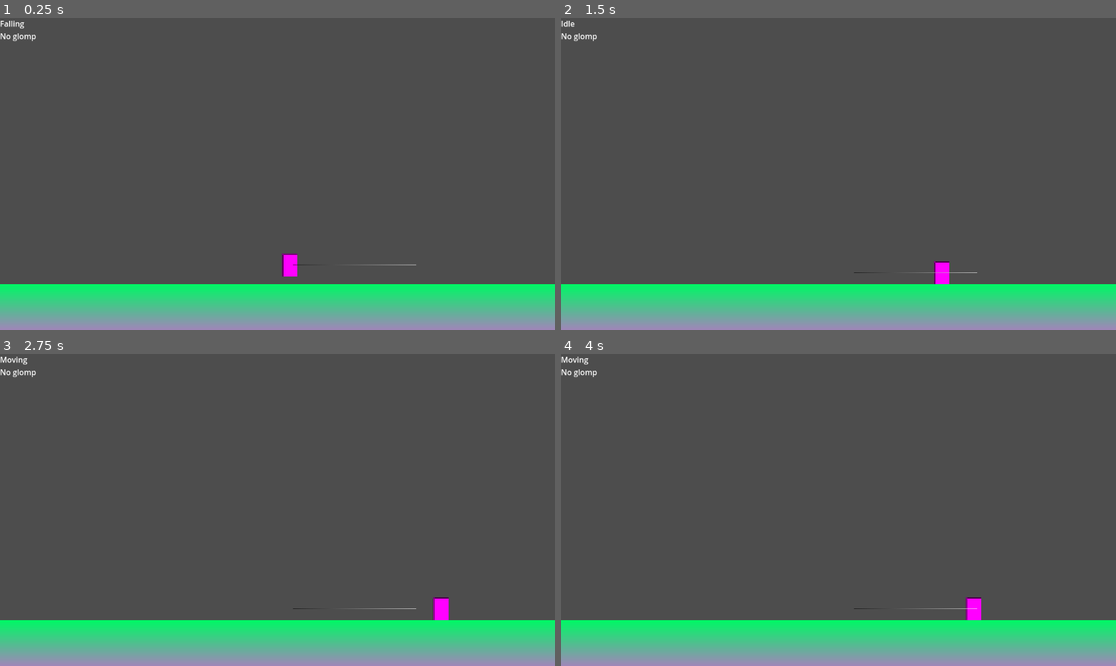
Above: before the commit, frames 1-4 (two rows, left to right).
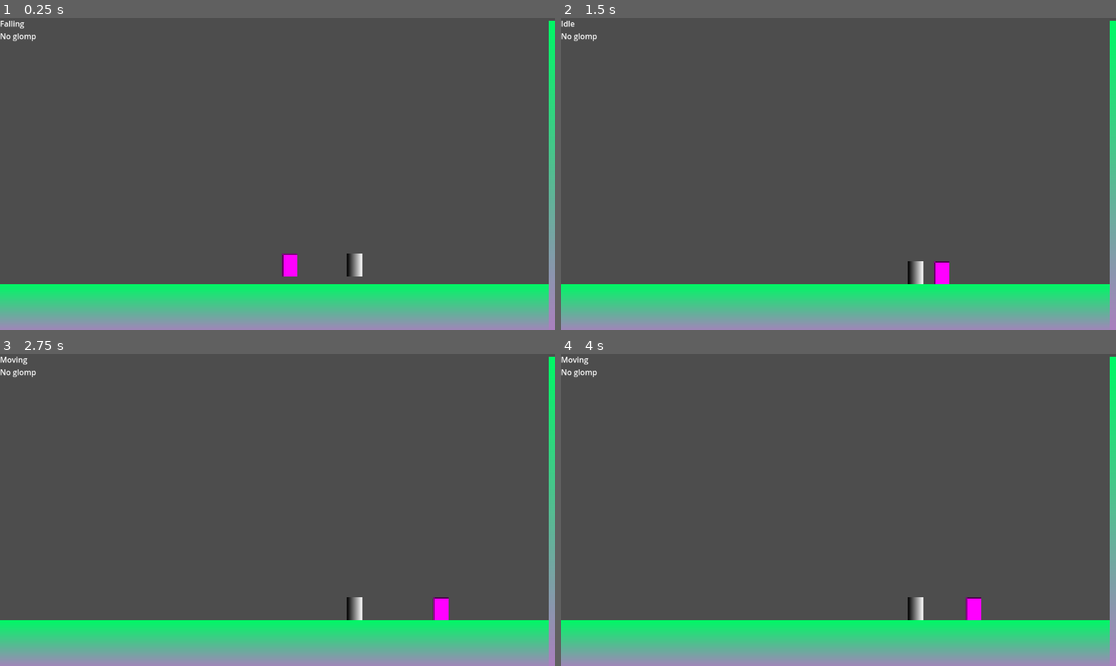
Above: after the commit, the same moments.

Repository: b3e3e3/ultimate-glomp
Game: Godot game, scene res://sandbox.tscn
Two runs of this game, one before a commit and one after it. Both use one fixed random seed, a clock stepped at 60 frames per second and the inputs below.
Inputs (mouse positions are in pixels of both pictures, inside the frame that each line leads up to):
- Up to frame 1 (0.25 s): no input
- Up to frame 2 (1.5 s): tap Enter at 0.5, 1.35 s; move the mouse to (960, 158) at 0.52 s; hold D (move_right) 0.53-1.28 s; tap W (jump) at 0.6, 0.77, 1.07 s; click (960, 158) at 0.67 s; move the mouse to (727, 189) at 1.27 s; hold Down from 1.28 s (still down)
- Up to frame 3 (2.75 s): tap W (jump) at 1.52, 1.55, 1.82, 2.3 s; move the mouse to (333, 441) at 2.02 s; release Down at 2.03 s; hold D (move_right) from 2.03 s (still down); tap Keypad Enter at 2.1 s
- Up to frame 4 (4 s): move the mouse to (810, 572) at 2.77 s; release D (move_right) at 2.78 s; hold Up 2.78-3.53 s; tap C at 2.85 s; click (810, 572) at 2.92 s; tap W (jump) at 3.02, 3.05, 3.32, 3.77, 3.8 s; move the mouse to (1005, 556) at 3.52 s; hold A (move_left) from 3.53 s (still down); tap Tab at 3.6 s

The runs differ from the first frame. In frame 1, 1.3% of the frame differs, in the area x 52-100%, y 0-99%; in frame 2, 1.3%; in frame 3, 1.3%; in frame 4, 1.3%.

Commit message:
THEY THROWN

Diff:
--- a/character/character.gd
+++ b/character/character.gd
@@ -9,6 +9,8 @@
 var gravity_enabled: bool = true
 var move_enabled: bool = true
 
+var direction: Vector2 = Vector2.RIGHT
+
 @onready var collision_shape: CollisionShape2D = $CollisionShape2D
 
 func _physics_process(delta: float) -> void:
@@ -17,6 +19,9 @@
 
 	if move_enabled:
 		move_and_slide()
+
+	# TODO: better direction calculation
+	direction = Vector2.RIGHT * sign(velocity.x) if velocity.x != 0 else direction
 
 func disable_collision():
 	Global.disable_collision($CollisionShape2D)
--- a/character/enemy/enemy.gd
+++ b/character/enemy/enemy.gd
@@ -1 +1,21 @@
 extends Character
+
+signal thrown(by: Character)
+
+func get_thrown(by: Character):
+	print("whee!!")
+	process_mode = PROCESS_MODE_INHERIT
+
+	reparent(by.get_parent())
+	collision_shape.reparent(self)
+
+	# delete self and emit thrown signal
+	queue_free()
+	thrown.emit(by)
+
+func get_glomped(by: Character):
+	print("Glomped by " + by.name)
+
+	reparent(by)
+	collision_shape.reparent(by)
+	process_mode = PROCESS_MODE_DISABLED
--- /dev/null
+++ b/character/enemy/enemy.tscn
@@ -0,0 +1,37 @@
+[gd_scene load_steps=7 format=3 uid="uid://dr4ihbcr24q34"]
+
+[ext_resource type="Script" uid="uid://dccbvvcfrufu" path="res://character/enemy/enemy.gd" id="1_2md1f"]
+[ext_resource type="Script" uid="uid://bvr66sg8l5ano" path="res://projectile/projectile_spawner.gd" id="2_46mkj"]
+[ext_resource type="PackedScene" uid="uid://col4yavuv2tw2" path="res://character/enemy/enemy_projectile.tscn" id="3_pgf0a"]
+
+[sub_resource type="Gradient" id="Gradient_ypj6x"]
+
+[sub_resource type="GradientTexture1D" id="GradientTexture1D_rvmsc"]
+gradient = SubResource("Gradient_ypj6x")
+width = 32
+
+[sub_resource type="RectangleShape2D" id="RectangleShape2D_p7lbm"]
+size = Vector2(32, 48)
+
+[node name="Enemy" type="CharacterBody2D" groups=["Glompable", "Throwable"]]
+collision_layer = 2
+collision_mask = 5
+script = ExtResource("1_2md1f")
+metadata/_edit_group_ = true
+
+[node name="ProjectileSpawner" type="Node2D" parent="."]
+script = ExtResource("2_46mkj")
+projectile_scene = ExtResource("3_pgf0a")
+
+[node name="Sprite2D" type="Sprite2D" parent="."]
+scale = Vector2(1, 48)
+texture = SubResource("GradientTexture1D_rvmsc")
+
+[node name="CollisionShape2D" type="CollisionShape2D" parent="."]
+shape = SubResource("RectangleShape2D_p7lbm")
+
+[node name="GlompPoint" type="Node2D" parent="."]
+position = Vector2(0, -24)
+metadata/glomp_protected = true
+
+[connection signal="thrown" from="." to="ProjectileSpawner" method="_on_thrown"]
--- /dev/null
+++ b/character/enemy/enemy_projectile.tscn
@@ -0,0 +1,27 @@
+[gd_scene load_steps=5 format=3 uid="uid://col4yavuv2tw2"]
+
+[ext_resource type="Script" uid="uid://bt1vup4573skj" path="res://projectile/projectile.gd" id="1_53853"]
+
+[sub_resource type="Gradient" id="Gradient_p7lbm"]
+
+[sub_resource type="GradientTexture1D" id="GradientTexture1D_b8s3k"]
+gradient = SubResource("Gradient_p7lbm")
+width = 32
+
+[sub_resource type="RectangleShape2D" id="RectangleShape2D_53853"]
+size = Vector2(32, 48)
+
+[node name="EnemyProjectile" type="RigidBody2D"]
+collision_layer = 64
+collision_mask = 5
+mass = 10.0
+contact_monitor = true
+max_contacts_reported = 1
+script = ExtResource("1_53853")
+
+[node name="Sprite2D" type="Sprite2D" parent="."]
+scale = Vector2(1, 48)
+texture = SubResource("GradientTexture1D_b8s3k")
+
+[node name="CollisionShape2D" type="CollisionShape2D" parent="."]
+shape = SubResource("RectangleShape2D_53853")
--- a/character/player/player.gd
+++ b/character/player/player.gd
@@ -29,16 +29,16 @@
 	# collision_shape.disabled = true
 
 	# reparent player to glomped body
-	reparent(body)
+	# reparent(body)
 
-	# disable processing to prevent movement
-	body.process_mode = Node.PROCESS_MODE_DISABLED
-
+	if body.has_method(&"get_glomped"):
+		body.call(&"get_glomped", self)
 	glomped.emit(body)
 
 func un_glomp() -> void:
+	return
 	# # move the glomped body back into the world
-	reparent(glomped_body.get_parent()) # TODO: find a better parent?
+	# reparent(glomped_body.get_parent()) # TODO: find a better parent?
 
 	# # default distance
 	var dist := 64.0
@@ -54,9 +54,6 @@
 	# apply distance to player position
 	global_position += Vector2.UP * dist
 
-	# resume processing
-	glomped_body.process_mode = Node.PROCESS_MODE_INHERIT
-
 	# remove glomped body
 	unglomped.emit(glomped_body)
 	glomped_body = null
--- a/character/player/state/_player_state.gd
+++ b/character/player/state/_player_state.gd
@@ -28,3 +28,6 @@
 
 func check_for_glomping() -> bool:
 	return player.glomped_body or not player.get_glomped_bodies().is_empty()
+
+func check_for_throwing() -> bool:
+	return controller.get_jump_input() and player.glomped_body
--- a/character/player/state/falling.gd
+++ b/character/player/state/falling.gd
@@ -2,6 +2,7 @@
 
 @onready var idle_state: State = $"../Idle"
 @onready var glomping_state: State = $"../Glomping"
+@onready var throwing_state: State = $"../Throwing"
 
 @export var air_move_speed: float = 300.0
 @export var air_accel_speed: float = 15.0
@@ -28,5 +29,7 @@
 
 	if check_for_landing():
 		goto(idle_state)
+	elif check_for_throwing():
+		goto(throwing_state)
 	elif check_for_moving():
 		player.move(hor, _accel, _speed)
--- a/character/player/state/glomping.gd
+++ b/character/player/state/glomping.gd
@@ -7,7 +7,8 @@
 
 
 func on_enter(_previous_state: State, _data := {}) -> void:
-	if not player.glomped_body:
+	print("Glomp state, has glomped body?", player.glomped_body)
+	if player.glomped_body == null:
 		var bodies := player.get_glomped_bodies()
 
 		if not bodies.is_empty():
@@ -16,7 +17,7 @@
 			goto(idle_state)
 
 	player.velocity = Vector2.ZERO
-	player.process_mode = Node.PROCESS_MODE_DISABLED
+	player.process_mode = PROCESS_MODE_DISABLED
 
 
 func on_physics_update(_delta: float) -> void:
@@ -30,5 +31,7 @@
 			)
 
 func on_exit() -> void:
-	player.process_mode = Node.PROCESS_MODE_INHERIT
-	player.un_glomp()
+	player.process_mode = PROCESS_MODE_INHERIT
+
+	if not player.glomped_body.is_in_group(&"Throwable"):
+		player.un_glomp()
--- a/character/player/state/moving.gd
+++ b/character/player/state/moving.gd
@@ -18,9 +18,9 @@
 		goto(falling_state)
 	elif check_for_jumping():
 		goto(jumping_state)
+	elif check_for_glomping():
+		goto(glomping_state)
 	elif check_for_moving():
 		player.move(movement)
-	elif check_for_glomping():
-		goto(glomping_state)
 	else:
 		goto(idle_state)
--- /dev/null
+++ b/character/player/state/throwing.gd
@@ -0,0 +1,19 @@
+class_name PlayerThrowingState extends PlayerState
+
+@onready var idle_state: State = $"../Idle"
+@onready var glomping_state: State = $"../Glomping"
+@onready var jump_state: State = $"../Jumping"
+
+func on_enter(_previous_state: State, _data := {}) -> void:
+	if not player.glomped_body \
+	or not player.glomped_body.is_in_group(&"Throwable"):
+		goto(idle_state)
+
+	player.process_mode = PROCESS_MODE_DISABLED
+	player.glomped_body.call(&"get_thrown", player)
+
+	await get_tree().create_timer(1.0).timeout
+	goto(jump_state)
+
+func on_exit() -> void:
+	player.process_mode = PROCESS_MODE_INHERIT
--- a/player.tscn
+++ b/player.tscn
@@ -7,6 +7,7 @@
 [ext_resource type="Script" uid="uid://bq53gcgs65d8t" path="res://character/player/state/jumping.gd" id="5_nvl01"]
 [ext_resource type="Script" uid="uid://odl2jpl1wkoo" path="res://character/player/state/falling.gd" id="6_ivps1"]
 [ext_resource type="Script" uid="uid://b4ma274x0f55t" path="res://character/player/state/glomping.gd" id="7_urp6f"]
+[ext_resource type="Script" uid="uid://dm3deb0vu25fw" path="res://character/player/state/throwing.gd" id="8_dw050"]
 
 [sub_resource type="PlaceholderTexture2D" id="PlaceholderTexture2D_cojph"]
 size = Vector2(32, 48)
@@ -58,4 +59,7 @@
 [node name="Glomping" type="Node" parent="StateMachine"]
 script = ExtResource("7_urp6f")
 
+[node name="Throwing" type="Node" parent="StateMachine"]
+script = ExtResource("8_dw050")
+
 [connection signal="body_entered" from="GlompArea" to="." method="_on_glomp_area_body_entered"]
--- a/project.godot
+++ b/project.godot
@@ -23,6 +23,11 @@
 [editor_plugins]
 
 enabled=PackedStringArray("res://addons/limbo_console/plugin.cfg")
+
+[global_group]
+
+Throwable=""
+Glompable=""
 
 [input]
 
@@ -82,6 +87,7 @@
 2d_physics/layer_1="ground"
 2d_physics/layer_2="glompable"
 2d_physics/layer_3="player"
+2d_physics/layer_7="projectile"
 
 [rendering]
 
--- /dev/null
+++ b/projectile/projectile.gd
@@ -0,0 +1,47 @@
+class_name Projectile extends RigidBody2D
+
+signal finished
+
+
+@export var speed: float = 1000
+@export var spin_speed: float = 2000
+
+var direction: Vector2 = Vector2(1, 0)
+
+
+func _enter_tree() -> void:
+	body_entered.connect(_on_body_entered)
+
+func _exit_tree() -> void:
+	body_entered.disconnect(_on_body_entered)
+
+func _ready() -> void:
+	linear_damp = 0
+	gravity_scale = 0
+
+	linear_velocity = direction * speed
+
+func _physics_process(delta: float) -> void:
+	$Sprite2D.rotation_degrees += delta * get_spin_speed()
+
+func _on_body_entered(_body: Node) -> void:
+	spinout()
+
+func get_spin_speed() -> float:
+	return spin_speed * sign(linear_velocity.x)
+	# return linear_velocity.length() * 2
+	# return linear_velocity.x * spin_speed
+
+func spinout() -> void:
+	$CollisionShape2D.set_deferred(&"disabled", true)
+
+	linear_velocity = (-direction * speed * 0.4) + (Vector2.UP * speed * 0.7)
+
+	# linear_damp = 1.5
+	spin_speed *= 1.5
+	gravity_scale = 2
+
+	await get_tree().create_timer(2.0).timeout
+
+	finished.emit()
+	queue_free()
--- /dev/null
+++ b/projectile/projectile_spawner.gd
@@ -0,0 +1,21 @@
+extends Node2D
+
+signal projectile_finished(projectile: Projectile)
+
+@export var projectile_scene: PackedScene
+
+func spawn_projectile(dir: Vector2) -> Projectile:
+	var projectile := projectile_scene.instantiate() as Projectile
+
+	projectile.global_position = global_position
+	projectile.direction = dir
+	owner.get_parent().add_child(projectile)
+
+	projectile.finished.connect(func():
+		projectile_finished.emit(projectile)
+	, CONNECT_ONE_SHOT)
+
+	return projectile
+
+func _on_thrown(by: Character) -> void:
+	spawn_projectile(by.direction)
--- a/sandbox.tscn
+++ b/sandbox.tscn
@@ -1,9 +1,9 @@
-[gd_scene load_steps=11 format=3 uid="uid://clwraaxyoly0o"]
+[gd_scene load_steps=9 format=3 uid="uid://clwraaxyoly0o"]
 
 [ext_resource type="PackedScene" uid="uid://c1wv0ies7lixs" path="res://player.tscn" id="1_cojph"]
 [ext_resource type="Script" uid="uid://ctivwyfwka2ys" path="res://player_controller.gd" id="1_p7lbm"]
 [ext_resource type="Script" uid="uid://t1qlum4l30q5" path="res://level.gd" id="1_rvmsc"]
-[ext_resource type="Script" uid="uid://dccbvvcfrufu" path="res://character/enemy/enemy.gd" id="3_rvmsc"]
+[ext_resource type="PackedScene" uid="uid://dr4ihbcr24q34" path="res://character/enemy/enemy.tscn" id="4_rvmsc"]
 
 [sub_resource type="RectangleShape2D" id="RectangleShape2D_3h184"]
 size = Vector2(2000, 102)
@@ -16,13 +16,8 @@
 width = 102
 height = 2000
 
-[sub_resource type="Gradient" id="Gradient_p7lbm"]
-
-[sub_resource type="GradientTexture1D" id="GradientTexture1D_rvmsc"]
-gradient = SubResource("Gradient_p7lbm")
-
-[sub_resource type="RectangleShape2D" id="RectangleShape2D_p7lbm"]
-size = Vector2(32, 48)
+[sub_resource type="RectangleShape2D" id="RectangleShape2D_rvmsc"]
+size = Vector2(238, 649)
 
 [node name="Level" type="Node2D" node_paths=PackedStringArray("player_controller")]
 script = ExtResource("1_rvmsc")
@@ -42,6 +37,20 @@
 rotation = 1.5707964
 texture = SubResource("GradientTexture2D_p7lbm")
 
+[node name="StaticBody2D2" type="StaticBody2D" parent="."]
+position = Vector2(376, 604)
+metadata/_edit_group_ = true
+
+[node name="CollisionShape2D" type="CollisionShape2D" parent="StaticBody2D2"]
+position = Vector2(881, -273.5)
+shape = SubResource("RectangleShape2D_rvmsc")
+
+[node name="Sprite2D" type="Sprite2D" parent="StaticBody2D2"]
+position = Vector2(881.33716, -273.4445)
+rotation = 1.5707964
+scale = Vector2(6.361657, 0.11866289)
+texture = SubResource("GradientTexture2D_p7lbm")
+
 [node name="Player" parent="." instance=ExtResource("1_cojph")]
 position = Vector2(601, 484)
 
@@ -51,19 +60,5 @@
 offset_right = 40.0
 offset_bottom = 23.0
 
-[node name="Enemy" type="CharacterBody2D" parent="." groups=["Glompable"]]
+[node name="Enemy" parent="." instance=ExtResource("4_rvmsc")]
 position = Vector2(736, 484)
-collision_layer = 2
-collision_mask = 5
-script = ExtResource("3_rvmsc")
-metadata/_edit_group_ = true
-
-[node name="Sprite2D" type="Sprite2D" parent="Enemy"]
-texture = SubResource("GradientTexture1D_rvmsc")
-
-[node name="CollisionShape2D" type="CollisionShape2D" parent="Enemy"]
-shape = SubResource("RectangleShape2D_p7lbm")
-
-[node name="GlompPoint" type="Node2D" parent="Enemy"]
-position = Vector2(0, -24)
-metadata/glomp_protected = true
--- a/states/state_machine.gd
+++ b/states/state_machine.gd
@@ -10,7 +10,7 @@
 	for state_node: State in find_children("*", "State"):
 		state_node.finished.connect(__transition_to_next_state)
 
-	process_mode = Node.PROCESS_MODE_ALWAYS
+	process_mode = PROCESS_MODE_ALWAYS
 
 	# State machines usually access data from the root node of the scene they're part of: the owner.
 	# We wait for the owner to be ready to guarantee all the data and nodes the states may need are available.
Not shown, added: character/player/state/throwing.gd.uid
Not shown: 1 places in player.tscn that only renumber resources
Not shown, added: projectile/projectile.gd.uid
Not shown, added: projectile/projectile_spawner.gd.uid
